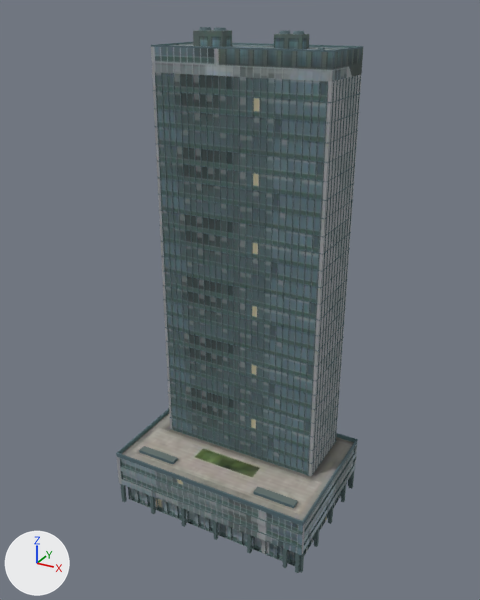
The glTF model assets/m/buildings/nyc/nyc_glassslab_b.glb, before and after one commit.
The view is the same before and after, from a 50 mm lens placed at (66.6, -120.5, 114.8), pointed at (0.4, -0.2, 54.6). The lights are fixed; the arrows at lower left show +X, +Y and +Z. The picture after the commit comes second. Vertices at exactly the same position are counted once.

Objects in the first picture: 'nyc_glassslab_b'.
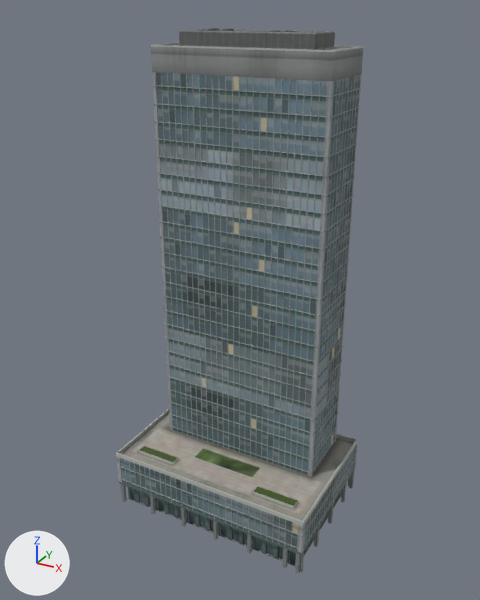
Where the change shows, as pixel boxes [x1, y1, x2, y2] in the pictures (480 x 600 px; the box of a moved part takes in the faces that stretch with it):
'nyc_glassslab_b', reshaped, moved: before [116, 27, 363, 573]; after [116, 28, 363, 573]
part 1 of me_nyc_glassslab_b, moved or reshaped: before [193, 30, 232, 47]; after [119, 458, 122, 483]
part 2 of me_nyc_glassslab_b, moved or reshaped: before [274, 34, 309, 49]; after [129, 461, 132, 487]
part 3 of me_nyc_glassslab_b, moved or reshaped: before [116, 27, 361, 549]; after [117, 28, 362, 550]
part 4 of me_nyc_glassslab_b, surface changed: [116, 29, 363, 573] in both

The change, as a diff of the scene's bpy script:
```diff
--- a/assets/m/buildings/nyc/nyc_glassslab_b.glb.py
+++ b/assets/m/buildings/nyc/nyc_glassslab_b.glb.py
@@ me_nyc_glassslab_b @@
 # used by ob_nyc_glassslab_b; location = (0.0, 0.0, 55.5); scale = (55.5, 55.5, 55.5)
-me_nyc_glassslab_b.from_pydata(...)  # 2108 vertices, 3022 faces; spans x -0.45..0.45, y -0.31..0.31, z -1.0..1.0
+me_nyc_glassslab_b.from_pydata(...)  # 2988 vertices, 4118 faces; spans x -0.45..0.45, y -0.31..0.31, z -1.0..1.0
+# me_nyc_glassslab_b part 1: the loose piece of 8 vertices spanning x -0.24..-0.12, y 0.09..0.16, z 0.94..0.99 is scaled about its middle by (0.0116, 0.0356, 2.54), then moved by (-0.25, -0.43, -1.78)
+# me_nyc_glassslab_b part 2: the loose piece of 8 vertices spanning x 0.09..0.2, y 0.09..0.16, z 0.94..0.98 is scaled about its middle by (0.0124, 0.0406, 2.93), then moved by (-0.52, -0.43, -1.78)
+# me_nyc_glassslab_b part 3: 41 vertices moved from x -0.43..0.45, y -0.31..0.31, z -0.87..1.0 to x -0.45..0.45, y -0.31..0.31, z -0.87..1.0; 740 vertices removed from x -0.45..0.45, y -0.31..0.31, z -0.87..1.0; 1420 vertices added at x -0.45..0.45, y -0.31..0.31, z -0.89..1.0
+# me_nyc_glassslab_b part 4: 1669 kept faces spanning x -0.45..0.45, y -0.31..0.31, z -1.0..1.0 get new texture (UV) coordinates
+# other edits to the shape of me_nyc_glassslab_b do not show in these pictures
 me_nyc_glassslab_b.materials.append(mat_nyc_kit_glassslab_b)
@@ ob_nyc_glassslab_b @@
 ob_nyc_glassslab_b = bpy.data.objects.new('nyc_glassslab_b', me_nyc_glassslab_b)
-ob_nyc_glassslab_b.location = (0.0, 0.0, 55.5)
+ob_nyc_glassslab_b.location = (0.0, 0.0, 55.4)
 ob_nyc_glassslab_b.scale = (55.5, 55.5, 55.5)
```
